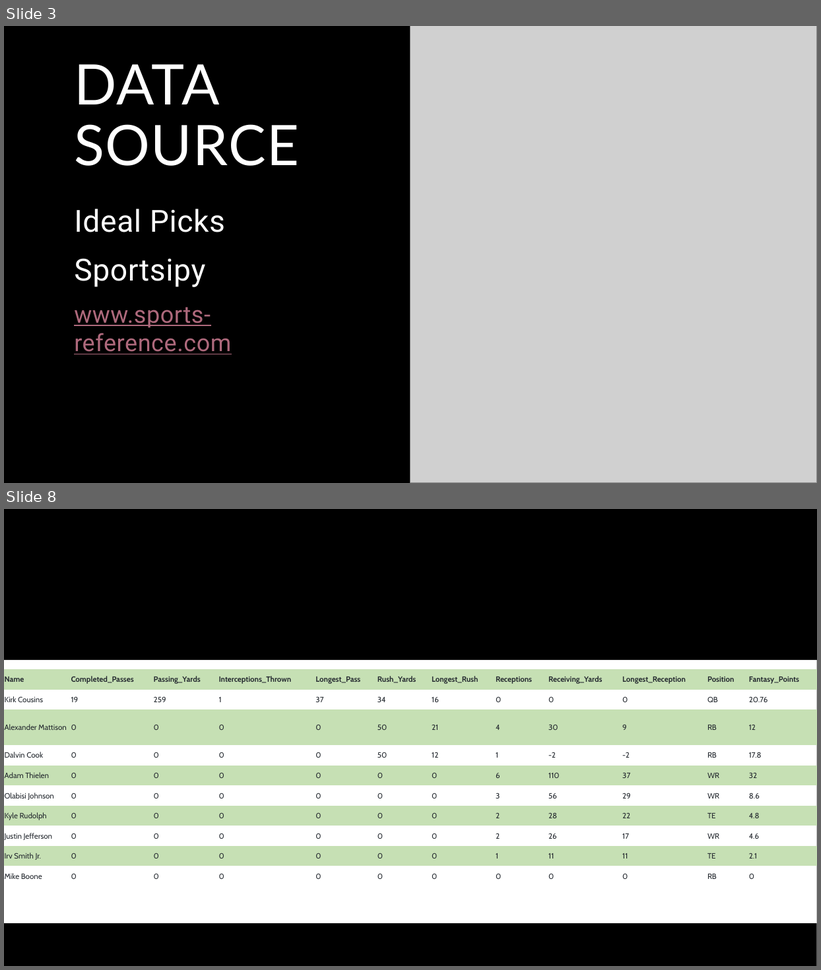
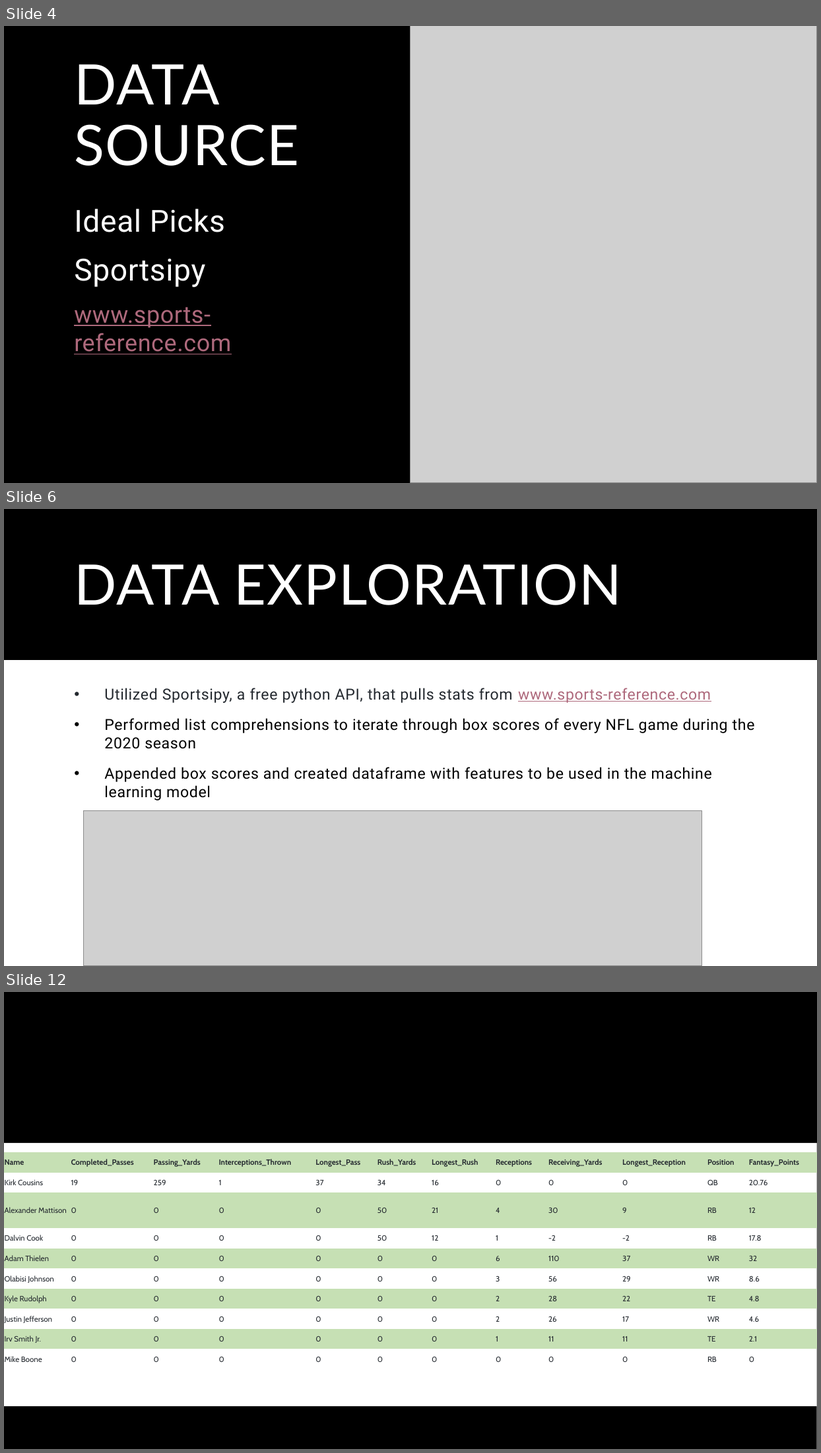
Before and after one commit to sbull32/team_cautious_waffle, a slide deck: Resources/Final.Presentation.pptx. Shown one above the other, each under a label of ours: slides 3 and 8 before the commit, slides 4, 6 and 12 after it; the slides between them are not shown. The pictures are 821x970 and 821x1453 pixels, drawn with LibreOffice and Linux fonts; fonts in the diff are those of the drawing; grey boxes stand for pictures. Boxes give left, top, right and bottom in pixels: in the first picture for what was removed or moved away, otherwise in the second. Text is boxed around its words. In the diff, an @@ line names an element or a change of style, - is before the commit and + after.

```diff
--- a/Resources/Final.Presentation.pptx
+++ b/Resources/Final.Presentation.pptx
@@ slide 6 added at box(4, 509, 817, 966), background #FFFFFF; not listed: 1 template element that a slide beside it also shows @@
@@ title added at box(74, 564, 622, 605), 66 pt, text #FFFFFF @@
+DATA EXPLORATION
@@ text added at box(104, 688, 755, 801), 18 pt, text #000000 @@
+• Utilized Sportsipy, a free python API, that pulls stats from www.sports-reference.com
+• Performed list comprehensions to iterate through box scores of every NFL game during the 2020 season
+• Appended box scores and created dataframe with features to be used in the machine learning model
@@ picture added at box(83, 811, 702, 966) @@
@@ what was slide 3 is now slide 4 @@
@@ what was slide 8 is now slide 12 @@
```
Also in this commit, not shown: 1 slide changed, 13 other slides added, 7 slides removed.
